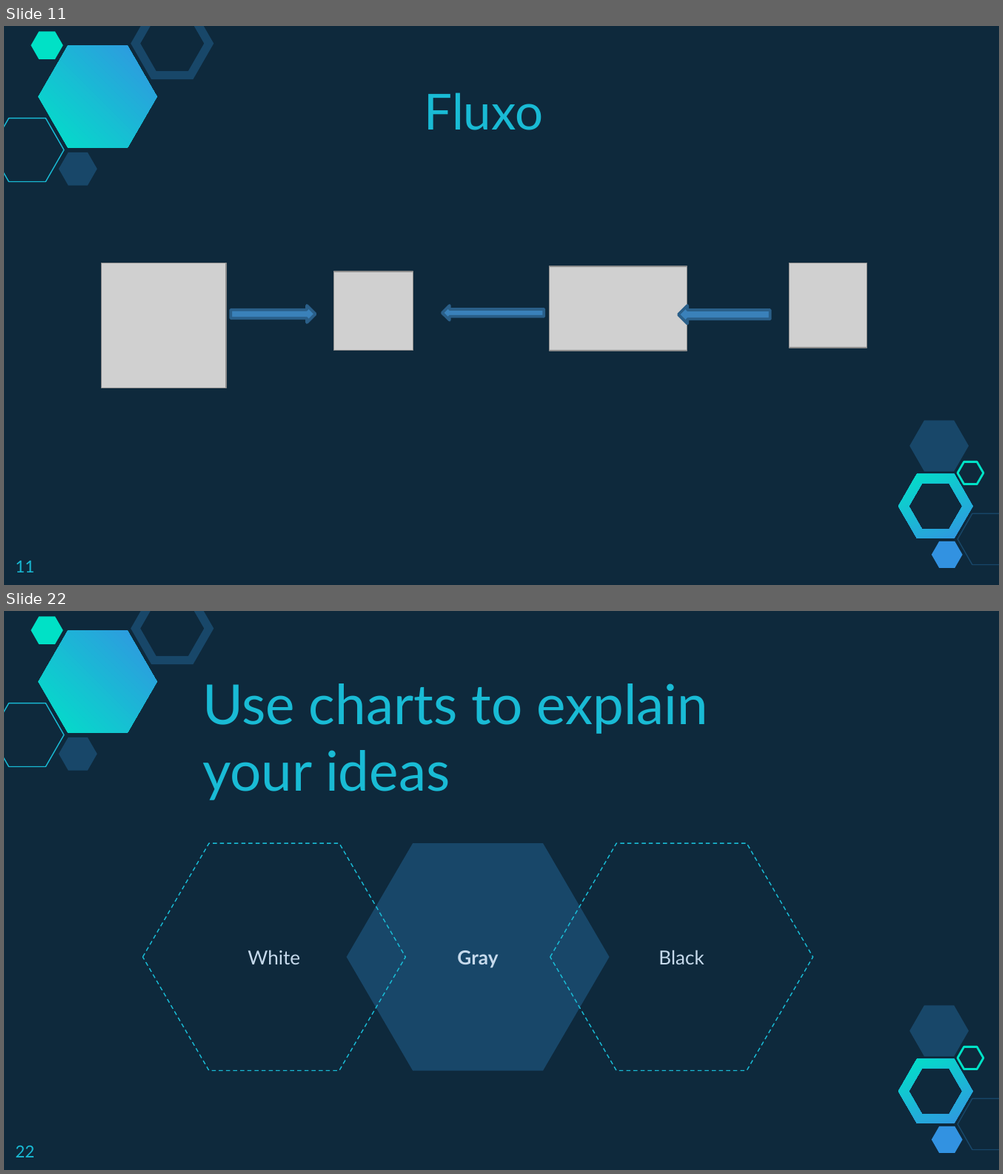
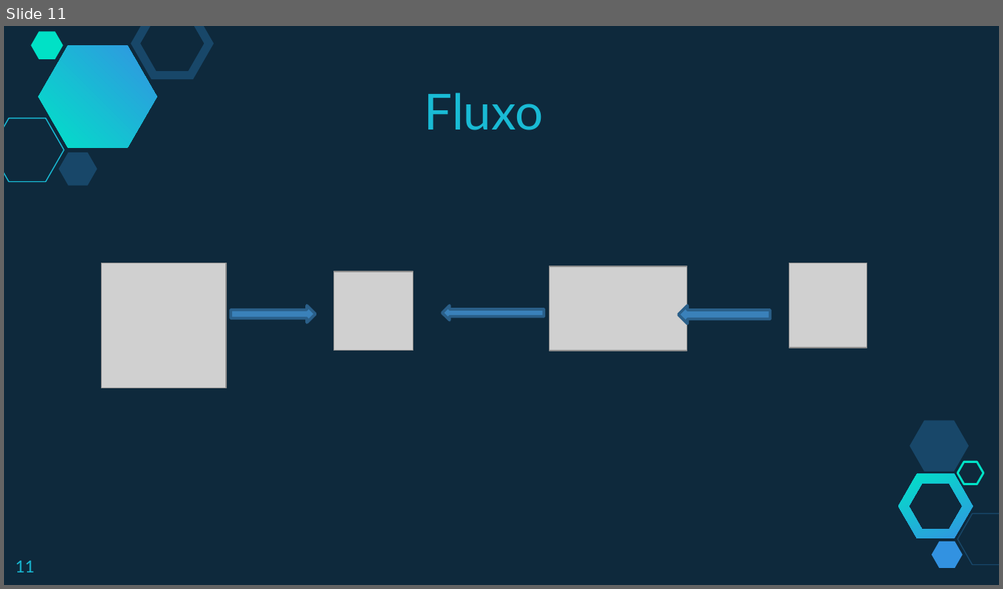
Before and after one commit to fabricioveronez/ImplementandoMetricasHealthcheck, a slide deck: docs/MetricasHealthcheck.pptx. Shown one above the other, each under a label of ours: slides 11 and 22 before the commit, slide 11 after it; the slides between them are not shown. The pictures are 1003x1174 and 1003x589 pixels, drawn with LibreOffice and Linux fonts; fonts in the diff are those of the drawing; grey boxes stand for pictures. Boxes give left, top, right and bottom in pixels: in the first picture for what was removed or moved away, otherwise in the second. Text is boxed around its words. In the diff, an @@ line names an element or a change of style, - is before the commit and + after.

```diff
--- a/docs/MetricasHealthcheck.pptx
+++ b/docs/MetricasHealthcheck.pptx
@@ slide 22 removed at (4,611,999,1170), background #0E293C; not listed: 10 template elements that a slide beside it also shows @@
@@ title removed at (202,684,708,800) @@
-Use charts to explain your ideas
@@ hexagon removed at (142,843,405,1071) @@
-White
@@ hexagon removed at (346,843,609,1071) @@
-Gray
@@ hexagon removed at (550,843,813,1071) @@
-Black
@@ page number removed at (15,1146,34,1158) @@
-22
```
Also in this commit, not shown: 4 slides changed, 1 slide added, 26 other slides removed.
